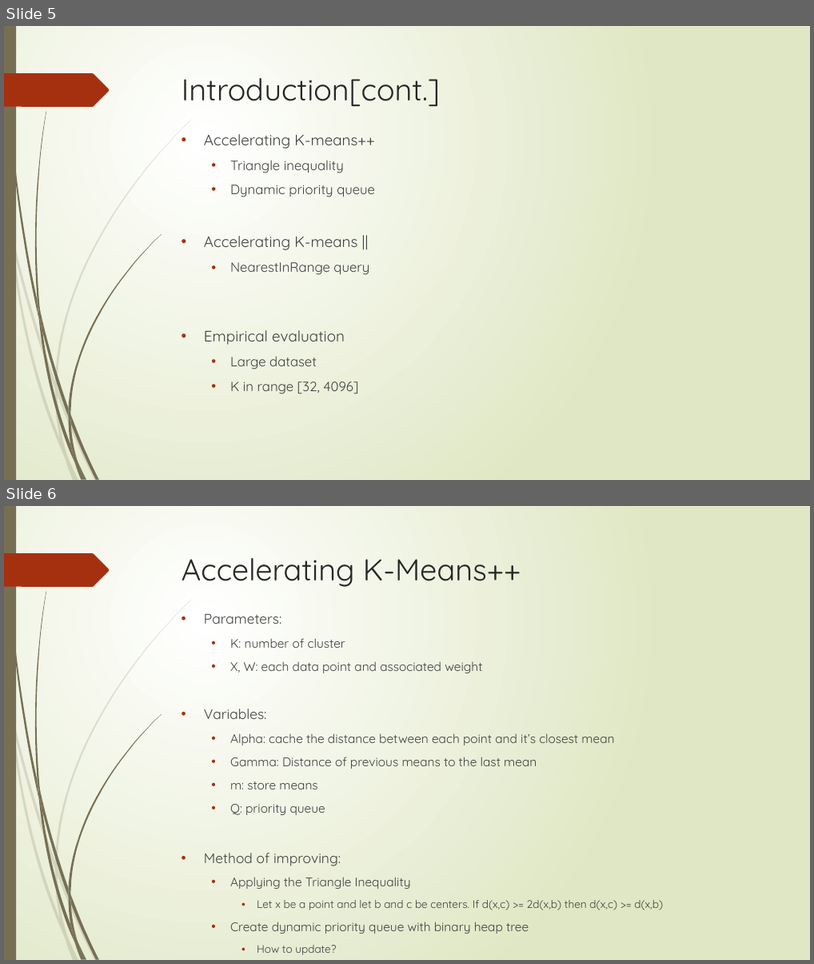
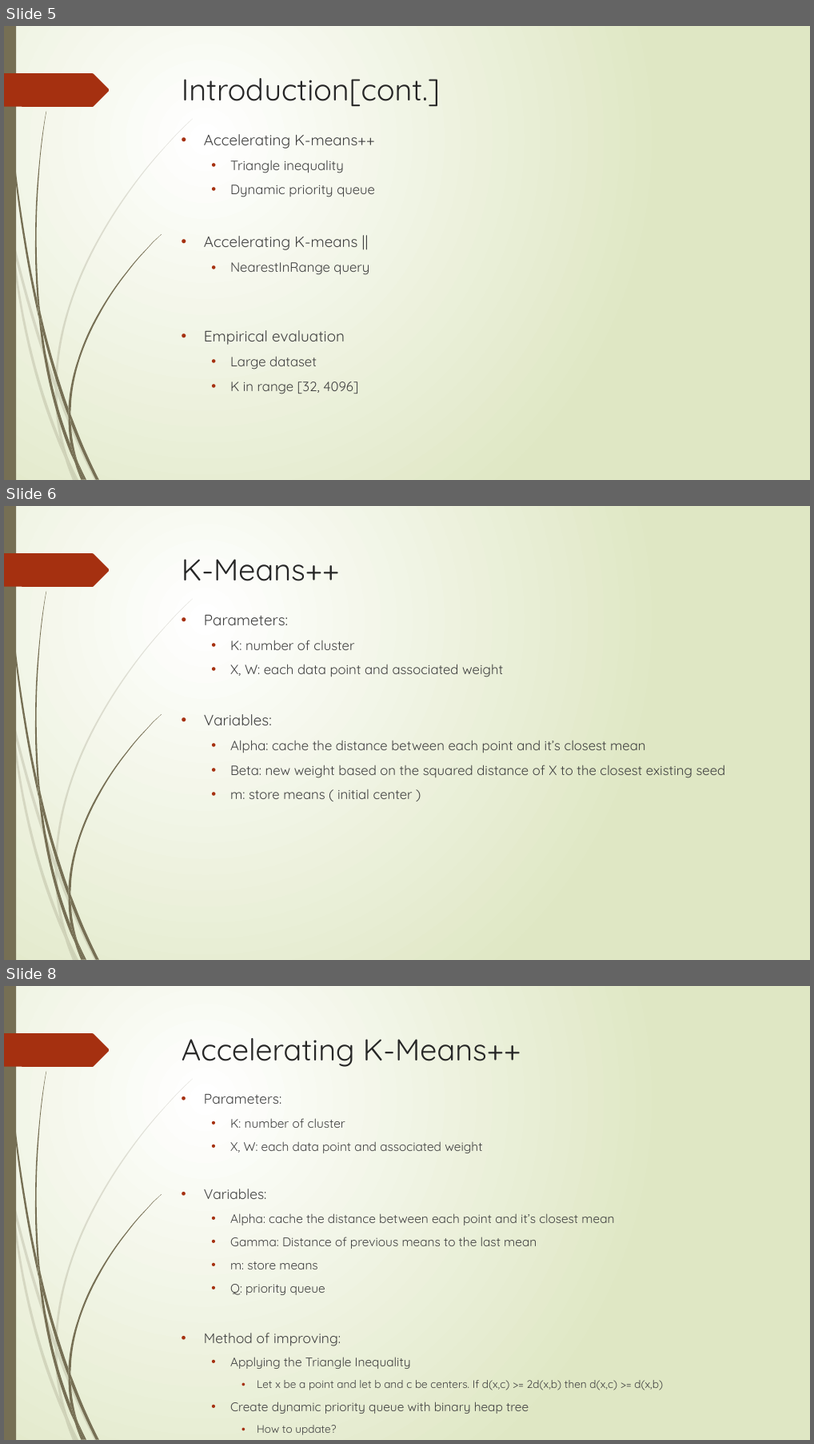
Before and after one commit to hsmmi/Exact-Acceleration-of-K-Means-and-K-Means-parallel, a slide deck: report/spr_final_paper.pptx. Shown one above the other, each under a label of ours: slides 5 and 6 before the commit, slides 5, 6 and 8 after it; the slides between them are not shown. The pictures are 814x964 and 814x1444 pixels, drawn with LibreOffice and Linux fonts; fonts in the diff are those of the drawing. Boxes give left, top, right and bottom in pixels: in the first picture for what was removed or moved away, otherwise in the second. Text is boxed around its words. In the diff, an @@ line names an element or a change of style, - is before the commit and + after.

```diff
--- a/report/spr_final_paper.pptx
+++ b/report/spr_final_paper.pptx
@@ slide 6 added at (4, 506, 810, 960), background gradient #FFFFFF to #DFE8C4; not listed: 24 template elements that a slide beside it also shows @@
@@ title added at (182, 559, 340, 581), 36 pt, text #262626 @@
+K-Means++
@@ text added at (204, 614, 726, 799), 16 pt, text #404040 @@
+• Parameters:
+  • K: number of cluster
+  • X, W: each data point and associated weight
+• Variables:
+  • Alpha: cache the distance between each point and it’s closest mean
+  • Beta: new weight based on the squared distance of X to the closest existing seed
+  • m: store means ( initial center )
@@ what was slide 6 is now slide 8 @@
```
Also in this commit, not shown: 7 slides changed, 7 other slides added.
